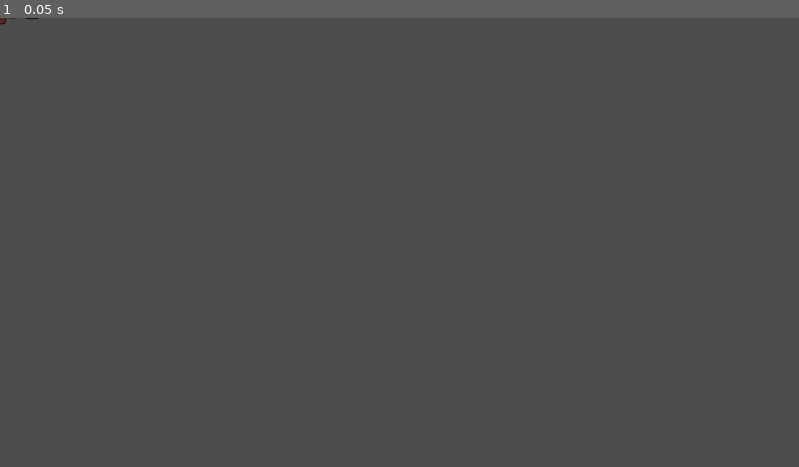
Above: before the commit, frame 1.
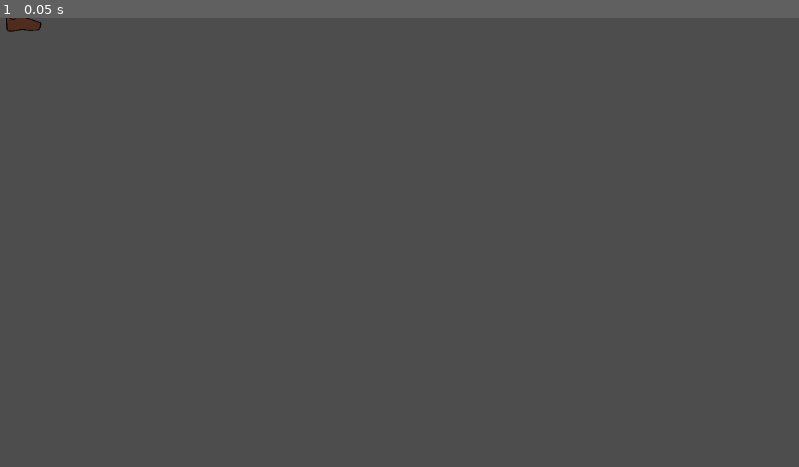
Above: after the commit, the same moment.

Repository: KankiProjects/Pirate_Software_GameJam_24
Game: Godot game, scene res://scenes/Lur.tscn
Same seed, same stepped clock (60 frames per second), same inputs: the game is played once before the commit and once after it. This scene is started directly instead of the project's main scene.
Inputs:
- Up to frame 1 (0.05 s): no input

The runs differ from the first frame. In frame 1, 0.1% of the frame differs, in the area x 0-6%, y 0-4%.

Commit message:
Crouching animation Lur added

Diff:
--- a/Main_project/scenes/Lur.tscn
+++ b/Main_project/scenes/Lur.tscn
@@ -34,7 +34,7 @@
 joint_data/0/rotate_from_joint = false
 joint_data/0/enable_constraint = true
 joint_data/0/constraint_angle_min = 71.489
-joint_data/0/constraint_angle_max = 241.118
+joint_data/0/constraint_angle_max = 186.086
 joint_data/0/constraint_angle_invert = true
 joint_data/0/constraint_in_localspace = true
 joint_data/0/editor_draw_gizmo = true
@@ -94,6 +94,143 @@
 modifications/2 = SubResource("SkeletonModification2DCCDIK_sejf5")
 modifications/3 = SubResource("SkeletonModification2DCCDIK_g61ob")
 
+[sub_resource type="Animation" id="Animation_w2yrj"]
+resource_name = "Crouch"
+length = 2.0
+loop_mode = 1
+tracks/0/type = "value"
+tracks/0/imported = false
+tracks/0/enabled = true
+tracks/0/path = NodePath("IK Targets/ArmR:position")
+tracks/0/interp = 2
+tracks/0/loop_wrap = true
+tracks/0/keys = {
+"times": PackedFloat32Array(0, 1.2, 3),
+"transitions": PackedFloat32Array(1, 1, 1),
+"update": 0,
+"values": [Vector2(0, -120), Vector2(-19, -101), Vector2(-69, -121)]
+}
+tracks/1/type = "value"
+tracks/1/imported = false
+tracks/1/enabled = true
+tracks/1/path = NodePath("IK Targets/ArmL:position")
+tracks/1/interp = 2
+tracks/1/loop_wrap = true
+tracks/1/keys = {
+"times": PackedFloat32Array(0, 1.2, 3),
+"transitions": PackedFloat32Array(1, 1, 1),
+"update": 0,
+"values": [Vector2(26, -77), Vector2(49, -84), Vector2(50, -136)]
+}
+tracks/2/type = "value"
+tracks/2/imported = false
+tracks/2/enabled = true
+tracks/2/path = NodePath("Skeleton2D/Hip/torso:rotation")
+tracks/2/interp = 2
+tracks/2/loop_wrap = true
+tracks/2/keys = {
+"times": PackedFloat32Array(0, 1.6, 3),
+"transitions": PackedFloat32Array(1, 1, 1),
+"update": 0,
+"values": [0.0872665, 0.0188372, 0.0872665]
+}
+tracks/3/type = "value"
+tracks/3/imported = false
+tracks/3/enabled = true
+tracks/3/path = NodePath("IK Targets/FootR:position")
+tracks/3/interp = 1
+tracks/3/loop_wrap = true
+tracks/3/keys = {
+"times": PackedFloat32Array(0, 1),
+"transitions": PackedFloat32Array(1, 1),
+"update": 0,
+"values": [Vector2(-99, -39), Vector2(13, -16)]
+}
+tracks/4/type = "value"
+tracks/4/imported = false
+tracks/4/enabled = true
+tracks/4/path = NodePath("IK Targets/FootL:position")
+tracks/4/interp = 1
+tracks/4/loop_wrap = true
+tracks/4/keys = {
+"times": PackedFloat32Array(0, 1),
+"transitions": PackedFloat32Array(1, 1),
+"update": 0,
+"values": [Vector2(58, -16), Vector2(-76, -26)]
+}
+tracks/5/type = "value"
+tracks/5/imported = false
+tracks/5/enabled = true
+tracks/5/path = NodePath("Skeleton2D/Hip:position")
+tracks/5/interp = 1
+tracks/5/loop_wrap = true
+tracks/5/keys = {
+"times": PackedFloat32Array(0),
+"transitions": PackedFloat32Array(1),
+"update": 0,
+"values": [Vector2(-32, -103)]
+}
+tracks/6/type = "value"
+tracks/6/imported = false
+tracks/6/enabled = true
+tracks/6/path = NodePath("Skeleton2D/Hip:rotation")
+tracks/6/interp = 1
+tracks/6/loop_wrap = true
+tracks/6/keys = {
+"times": PackedFloat32Array(0),
+"transitions": PackedFloat32Array(1),
+"update": 0,
+"values": [-0.665185]
+}
+tracks/7/type = "value"
+tracks/7/imported = false
+tracks/7/enabled = true
+tracks/7/path = NodePath("IK Targets/FootR:rotation")
+tracks/7/interp = 1
+tracks/7/loop_wrap = true
+tracks/7/keys = {
+"times": PackedFloat32Array(0, 1),
+"transitions": PackedFloat32Array(1, 1),
+"update": 0,
+"values": [0.0, 0.0]
+}
+tracks/8/type = "value"
+tracks/8/imported = false
+tracks/8/enabled = true
+tracks/8/path = NodePath("IK Targets/FootL:rotation")
+tracks/8/interp = 1
+tracks/8/loop_wrap = true
+tracks/8/keys = {
+"times": PackedFloat32Array(0, 1),
+"transitions": PackedFloat32Array(1, 1),
+"update": 0,
+"values": [0.0, 0.0]
+}
+tracks/9/type = "value"
+tracks/9/imported = false
+tracks/9/enabled = true
+tracks/9/path = NodePath("IK Targets/ArmL:rotation")
+tracks/9/interp = 1
+tracks/9/loop_wrap = true
+tracks/9/keys = {
+"times": PackedFloat32Array(0, 1.2),
+"transitions": PackedFloat32Array(1, 1),
+"update": 0,
+"values": [0.0, 0.0]
+}
+tracks/10/type = "value"
+tracks/10/imported = false
+tracks/10/enabled = true
+tracks/10/path = NodePath("IK Targets/ArmR:rotation")
+tracks/10/interp = 1
+tracks/10/loop_wrap = true
+tracks/10/keys = {
+"times": PackedFloat32Array(0, 1.2),
+"transitions": PackedFloat32Array(1, 1),
+"update": 0,
+"values": [-0.149713, -0.149713]
+}
+
 [sub_resource type="Animation" id="Animation_tja2i"]
 resource_name = "Idle"
 length = 3.0
@@ -134,6 +271,54 @@
 "update": 0,
 "values": [0.0872665, 0.0188372, 0.0872665]
 }
+tracks/3/type = "value"
+tracks/3/imported = false
+tracks/3/enabled = true
+tracks/3/path = NodePath("IK Targets/FootR:position")
+tracks/3/interp = 1
+tracks/3/loop_wrap = true
+tracks/3/keys = {
+"times": PackedFloat32Array(0),
+"transitions": PackedFloat32Array(1),
+"update": 0,
+"values": [Vector2(-31, 13)]
+}
+tracks/4/type = "value"
+tracks/4/imported = false
+tracks/4/enabled = true
+tracks/4/path = NodePath("IK Targets/FootL:position")
+tracks/4/interp = 1
+tracks/4/loop_wrap = true
+tracks/4/keys = {
+"times": PackedFloat32Array(0),
+"transitions": PackedFloat32Array(1),
+"update": 0,
+"values": [Vector2(31, 9)]
+}
+tracks/5/type = "value"
+tracks/5/imported = false
+tracks/5/enabled = true
+tracks/5/path = NodePath("Skeleton2D/Hip:position")
+tracks/5/interp = 1
+tracks/5/loop_wrap = true
+tracks/5/keys = {
+"times": PackedFloat32Array(0),
+"transitions": PackedFloat32Array(1),
+"update": 0,
+"values": [Vector2(-6, -141)]
+}
+tracks/6/type = "value"
+tracks/6/imported = false
+tracks/6/enabled = true
+tracks/6/path = NodePath("Skeleton2D/Hip:rotation")
+tracks/6/interp = 1
+tracks/6/loop_wrap = true
+tracks/6/keys = {
+"times": PackedFloat32Array(0),
+"transitions": PackedFloat32Array(1),
+"update": 0,
+"values": [-1.59691]
+}
 
 [sub_resource type="Animation" id="Animation_iggwa"]
 length = 0.001
@@ -208,6 +393,66 @@
 "transitions": PackedFloat32Array(1),
 "update": 0,
 "values": [Vector2(-6, -141)]
+}
+tracks/6/type = "value"
+tracks/6/imported = false
+tracks/6/enabled = true
+tracks/6/path = NodePath("Skeleton2D/Hip:rotation")
+tracks/6/interp = 1
+tracks/6/loop_wrap = true
+tracks/6/keys = {
+"times": PackedFloat32Array(0),
+"transitions": PackedFloat32Array(1),
+"update": 0,
+"values": [-0.817507]
+}
+tracks/7/type = "value"
+tracks/7/imported = false
+tracks/7/enabled = true
+tracks/7/path = NodePath("IK Targets/FootR:rotation")
+tracks/7/interp = 1
+tracks/7/loop_wrap = true
+tracks/7/keys = {
+"times": PackedFloat32Array(0),
+"transitions": PackedFloat32Array(1),
+"update": 0,
+"values": [0.0]
+}
+tracks/8/type = "value"
+tracks/8/imported = false
+tracks/8/enabled = true
+tracks/8/path = NodePath("IK Targets/FootL:rotation")
+tracks/8/interp = 1
+tracks/8/loop_wrap = true
+tracks/8/keys = {
+"times": PackedFloat32Array(0),
+"transitions": PackedFloat32Array(1),
+"update": 0,
+"values": [0.0]
+}
+tracks/9/type = "value"
+tracks/9/imported = false
+tracks/9/enabled = true
+tracks/9/path = NodePath("IK Targets/ArmL:rotation")
+tracks/9/interp = 1
+tracks/9/loop_wrap = true
+tracks/9/keys = {
+"times": PackedFloat32Array(0),
+"transitions": PackedFloat32Array(1),
+"update": 0,
+"values": [0.0]
+}
+tracks/10/type = "value"
+tracks/10/imported = false
+tracks/10/enabled = true
+tracks/10/path = NodePath("IK Targets/ArmR:rotation")
+tracks/10/interp = 1
+tracks/10/loop_wrap = true
+tracks/10/keys = {
+"times": PackedFloat32Array(0),
+"transitions": PackedFloat32Array(1),
+"update": 0,
+"values": [-0.149713]
 }
 
 [sub_resource type="Animation" id="Animation_41650"]
@@ -288,6 +533,7 @@
 
 [sub_resource type="AnimationLibrary" id="AnimationLibrary_ra8p4"]
 _data = {
+"Crouch": SubResource("Animation_w2yrj"),
 "Idle": SubResource("Animation_tja2i"),
 "RESET": SubResource("Animation_iggwa"),
 "Walk": SubResource("Animation_41650")
@@ -384,12 +630,12 @@
 
 [node name="Hip" type="Bone2D" parent="Skeleton2D"]
 position = Vector2(-6, -141)
-rotation = -1.53816
+rotation = -0.817507
 rest = Transform2D(0.0326346, -0.999467, 0.999467, 0.0326346, -6, -141)
 
 [node name="torso" type="Bone2D" parent="Skeleton2D/Hip"]
 position = Vector2(34.0471, 0.889358)
-scale = Vector2(0.999828, 0.999828)
+scale = Vector2(0.999837, 0.999837)
 rest = Transform2D(1, 0, 0, 1, 34.0471, 0.889358)
 
 [node name="Neck" type="Bone2D" parent="Skeleton2D/Hip/torso"]
@@ -433,9 +679,9 @@
 rest = Transform2D(-0.981737, 0.190244, -0.190244, -0.981737, -49.8102, 6.62907)
 
 [node name="LegR" type="Bone2D" parent="Skeleton2D/Hip"]
-position = Vector2(-2.55374, -16.9257)
-rotation = 0.0927299
-scale = Vector2(0.999834, 0.999834)
+position = Vector2(-2.54599, -16.9259)
+rotation = 0.0571833
+scale = Vector2(0.999986, 0.999986)
 rest = Transform2D(0.999609, 0.0202287, -0.0202287, 0.999609, -2.55374, -16.9257)
 metadata/_local_pose_override_enabled_ = true
 
@@ -476,6 +722,7 @@
 
 [node name="ArmR" type="Node2D" parent="IK Targets"]
 position = Vector2(-72, -126)
+rotation = -0.149713
 
 [node name="ArmL" type="Node2D" parent="IK Targets"]
 position = Vector2(47, -139)
Not shown: 1 places in Main_project/scenes/Lur.tscn that only renumber resources
